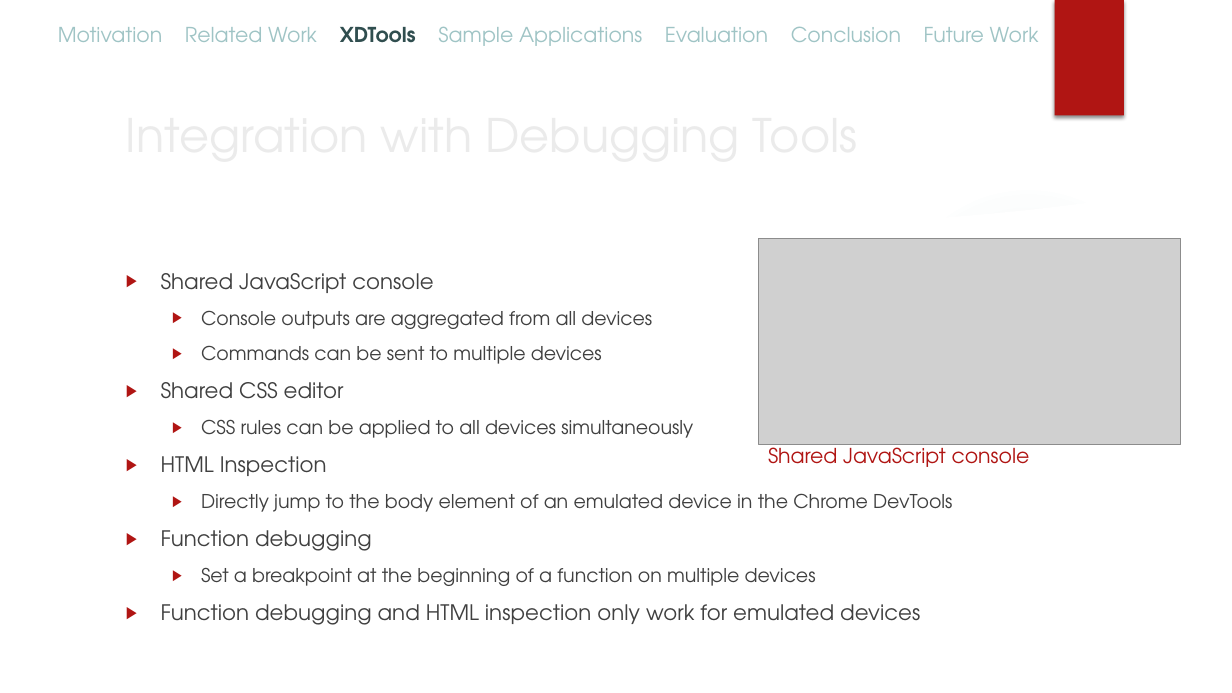
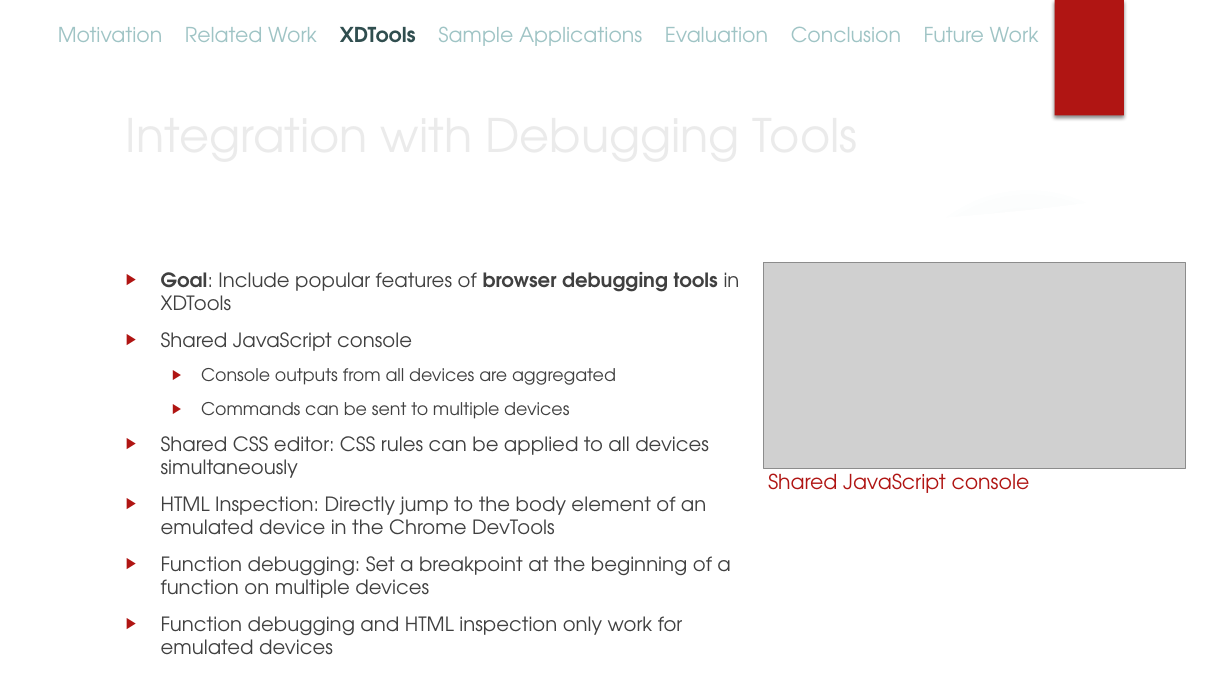
Before and after one commit to mhusm/XDTools, a slide deck: slide 10 of Presentations/Final/XDTools.pptx (slide 9 before the commit). Drawn at 1232x693 pixels with LibreOffice and Linux fonts; fonts in the diff are those of the drawing; grey boxes stand for pictures; background and template pictures are left out. Boxes give left, top, right and bottom in pixels: in the first picture for what was removed or moved away, otherwise in the second. Text is boxed around its words. In the diff, an @@ line names an element or a change of style, - is before the commit and + after.

Commit message:
updated presentation

```diff
--- a/Presentations/Final/XDTools.pptx
+++ b/Presentations/Final/XDTools.pptx
@@ picture: place and size @@
-picture at bbox=[759, 238, 1181, 445]
+picture at bbox=[763, 262, 1186, 469]
@@ text at bbox=[161, 272, 740, 311]: paragraph added @@
+▶ Goal: Include popular features of browser debugging tools in XDTools
@@ text at bbox=[161, 332, 683, 655]: size 16.6 to 15.3 pt in "Shared JavaScript console", "Function debugging and HTML inspection only work ..."; size 14.8 to 13.6 pt in "Commands can be sent to multiple devices" @@
@@ text at bbox=[201, 368, 616, 385]: text changed; size 14.8 to 13.6 pt @@
-  ▶ Console outputs are aggregated from all devices
+  ▶ Console outputs from all devices are aggregated
@@ text at bbox=[161, 436, 730, 598]: text changed; size 14.8 to 15.3 pt @@
-▶ Shared CSS editor
-  ▶ CSS rules can be applied to all devices simultaneously
-▶ HTML Inspection
-  ▶ Directly jump to the body element of an emulated device in the Chrome DevTools
-▶ Function debugging
-  ▶ Set a breakpoint at the beginning of a function on multiple devices
+▶ Shared CSS editor: CSS rules can be applied to all devices simultaneously
+▶ HTML Inspection: Directly jump to the body element of an emulated device in the Chrome DevTools
+▶ Function debugging: Set a breakpoint at the beginning of a function on multiple devices
@@ text "Shared JavaScript console": place and size @@
-text "Shared JavaScript console" at bbox=[768, 442, 1030, 467]
+text "Shared JavaScript console" at bbox=[768, 467, 1030, 493]
```
Also in this commit, not shown: 16 other slides changed, 2 slides added.
